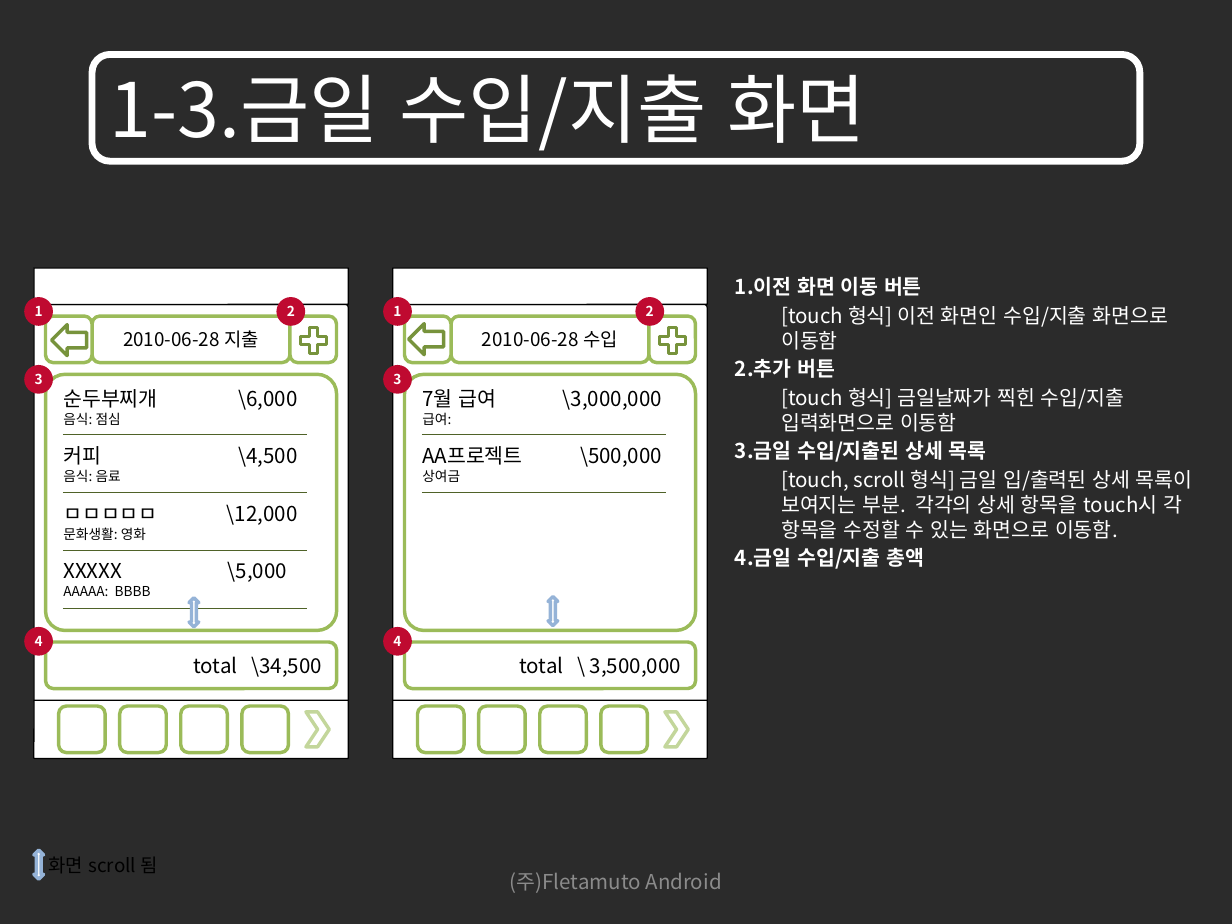
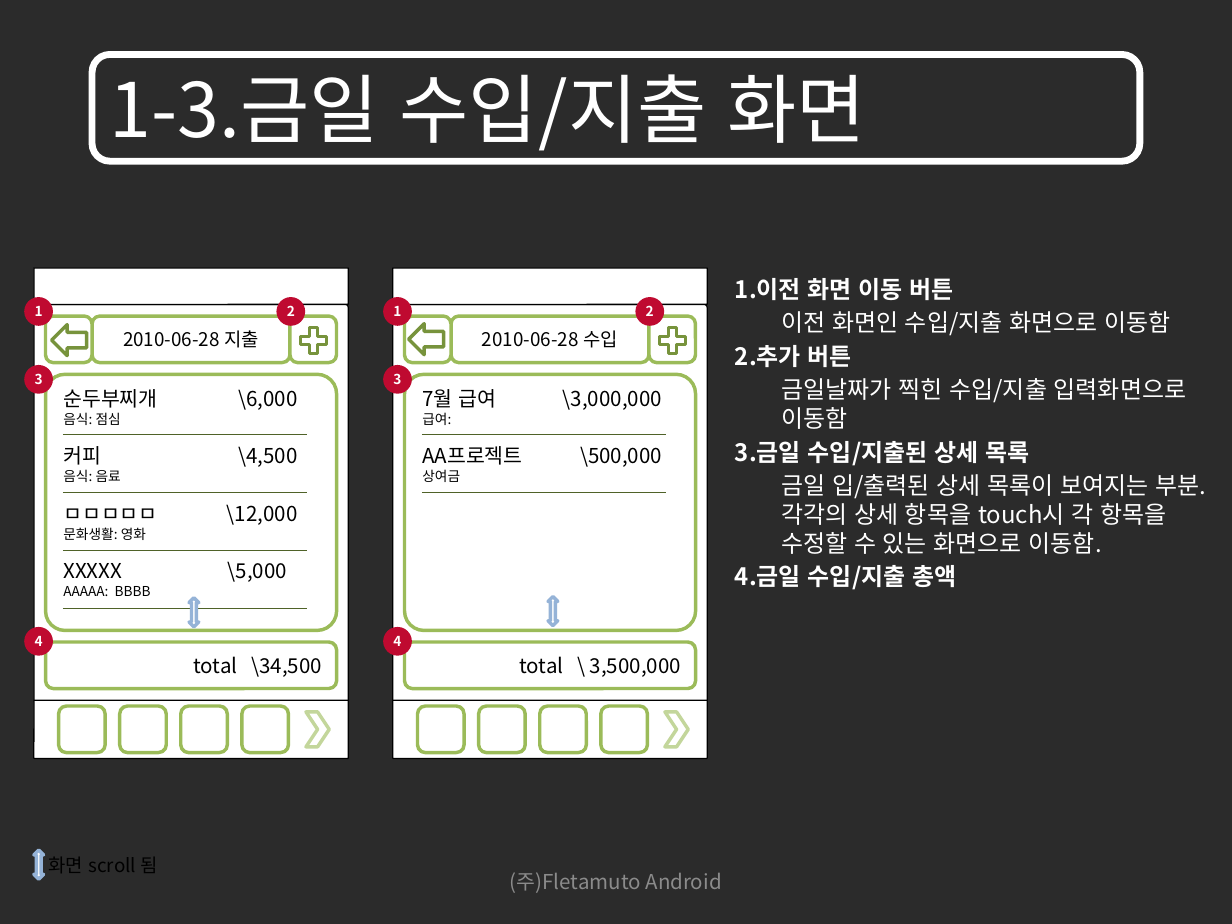
Before and after one commit to limjunghoon/fmfinance, a slide deck: slide 30 of trunk/DOC/GUI/재테크를 위한 어플리케이션 GUI_100906_V1.1.pptx (slide 20 before the commit). Drawn at 1232x924 pixels with LibreOffice and Linux fonts; fonts in the diff are those of the drawing; background and template pictures are left out; a plain dark background stands for a picture behind light text. Boxes give left, top, right and bottom in pixels: in the first picture for what was removed or moved away, otherwise in the second. Text is boxed around its words. In the diff, an @@ line names an element or a change of style, - is before the commit and + after.

```diff
--- a/trunk/DOC/GUI/재테크를 위한 어플리케이션 GUI_100906_V1.1.pptx
+++ b/trunk/DOC/GUI/재테크를 위한 어플리케이션 GUI_100906_V1.1.pptx
@@ text at <box>735,278,1029,590</box>: size 12 to 14 pt in "1.이전 화면 이동 버튼", "2.추가 버튼", "3.금일 수입/지출된 상세 목록", "4.금일 수입/지출 총액" @@
@@ text at <box>781,311,1171,336</box>: text changed; size 12 to 14 pt @@
-[touch 형식] 이전 화면인 수입/지출 화면으로 이동함
+이전 화면인 수입/지출 화면으로 이동함
@@ text at <box>781,378,1186,429</box>: text changed; size 12 to 14 pt @@
-[touch 형식] 금일날짜가 찍힌 수입/지출 입력화면으로 이동함
+금일날짜가 찍힌 수입/지출 입력화면으로 이동함
@@ text at <box>781,474,1206,554</box>: text changed; size 12 to 14 pt @@
-[touch, scroll 형식] 금일 입/출력된 상세 목록이 보여지는 부분. 각각의 상세 항목을 touch시 각 항목을 수정할 수 있는 화면으로 이동함.
+금일 입/출력된 상세 목록이 보여지는 부분. 각각의 상세 항목을 touch시 각 항목을 수정할 수 있는 화면으로 이동함.
```
Also in this commit, not shown: 3 other slides changed, 8 slides added, 2 slides removed, 2 other files.
